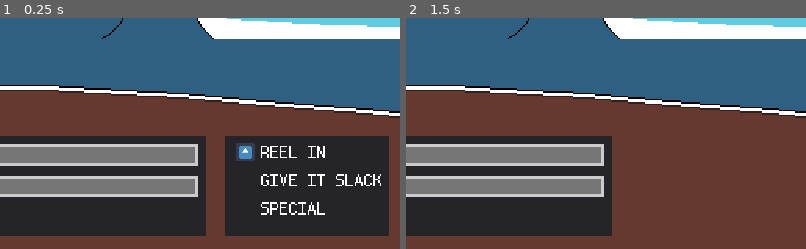
Above: before the commit, frames 1-2 (left to right).
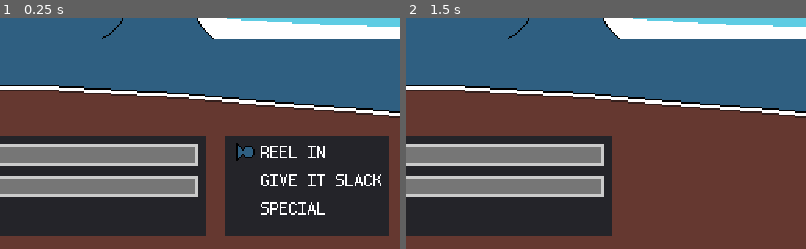
Above: after the commit, the same moments.

Repository: TateKennington/Battle-Fish-Saga
Game: Godot game, scene res://Battle.tscn
Same seed, same stepped clock (60 frames per second), same inputs: the game is played once before the commit and once after it. The engine's default icon, where the game draws it, is replaced by a stand-in: a white triangle on a blue panel in a dark square.
Inputs:
- Up to frame 1 (0.25 s): no input
- Up to frame 2 (1.5 s): tap Enter at 0.5 s; hold Up 0.53-1.28 s; tap Space at 0.77, 1.25 s; hold Down from 1.28 s (still down)
The pictures show only the part of the screen within x 50-100%, y 50-100%; the shares and areas given below are measured in that part.

The runs differ from the first frame. In frame 1, 0.4% of the frame differs, in the area x 59-64%, y 54-62%; in frame 2, nothing differs.

Commit message:
Add indicator sprite

Diff:
--- a/GUI/Components/Indicator/Indicator.tscn
+++ b/GUI/Components/Indicator/Indicator.tscn
@@ -1,6 +1,6 @@
 [gd_scene load_steps=3 format=2]
 
-[ext_resource path="res://icon.png" type="Texture" id=1]
+[ext_resource path="res://GUI/Components/Indicator/Indicator.png" type="Texture" id=1]
 [ext_resource path="res://GUI/Components/Indicator/Indicator.gd" type="Script" id=2]
 
 [node name="Indicator" type="Control"]
@@ -13,9 +13,8 @@
 }
 
 [node name="TextureRect" type="TextureRect" parent="."]
-margin_right = 80.0
-margin_bottom = 80.0
-rect_scale = Vector2( 0.15, 0.15 )
+margin_right = 12.0
+margin_bottom = 12.0
 texture = ExtResource( 1 )
 __meta__ = {
 "_edit_use_anchors_": false
Binary file added: GUI/Components/Indicator/Indicator.aseprite
Binary file added: GUI/Components/Indicator/Indicator.png
Not shown, added: GUI/Components/Indicator/Indicator.png.import
